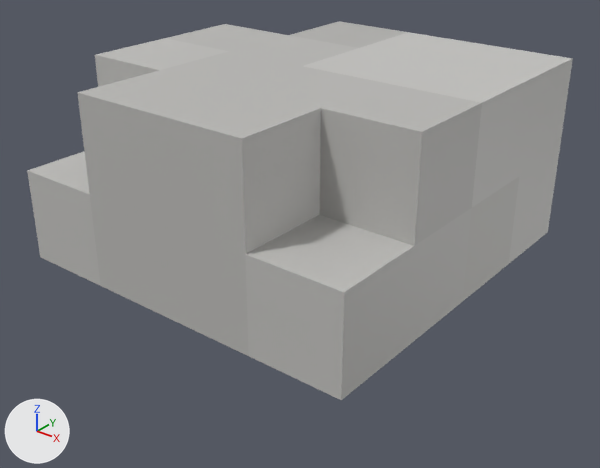
The glTF model modeles/voxel/rocher_moyen.glb, before and after one commit.
Before and after are seen from a 50 mm lens placed at (1.287, -1.617, 1.032), pointed at (0.019, -0.032, 0.049). The lights are fixed; the arrows at lower left show +X, +Y and +Z. The older version comes first. Vertices at exactly the same position are counted once.

In view in the first picture: 'geometry_0'.
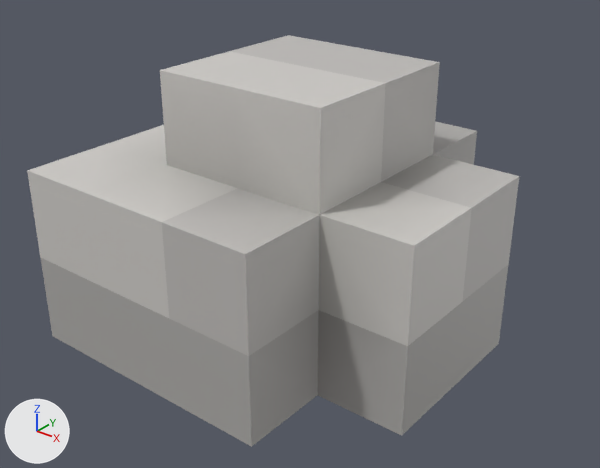
Diff of the bpy script that builds the scene:
```diff
--- a/modeles/voxel/rocher_moyen.glb.py
+++ b/modeles/voxel/rocher_moyen.glb.py
@@ me_geometry_0 @@
 # used by ob_geometry_0; location = (0.0, 0.0, 0.0)
-me_geometry_0.from_pydata(...)  # 52 vertices, 80 faces; spans x -0.5..0.5, y -0.5..0.5, z 0.0..0.5
+me_geometry_0.from_pydata(...)  # 50 vertices, 84 faces; spans x -0.5..0.5, y -0.5..0.5, z -0.25..0.5
+# me_geometry_0 part 1
+# 22 vertices are removed from x -0.5..0.5, y -0.5..0.5, z 0.0..0.5
+# 76 faces are deleted
+# 1 vertex is added at (0.0, -0.5, 0.0)
+# 12 new vertices lie (0.0, 0.0, -0.25) away from vertices in x -0.5..0.5, y -0.5..0.5, z 0.0..0.5
+# 7 new vertices lie (0.25, 0.0, 0.0) away from vertices in x -0.25..0.25, y -0.5..0.5, z -0.25..0.5
+# 80 new faces join them
 me_geometry_0.materials.append(mat_defaultmaterial)
```

Boxes (x1, y1, x2, y2) around the edits, measured in the pictures (600 x 468 px):
'geometry_0', reshaped (10% narrower, 9% taller)
    before: (27, 21, 573, 400)
    after: (27, 35, 519, 447)
